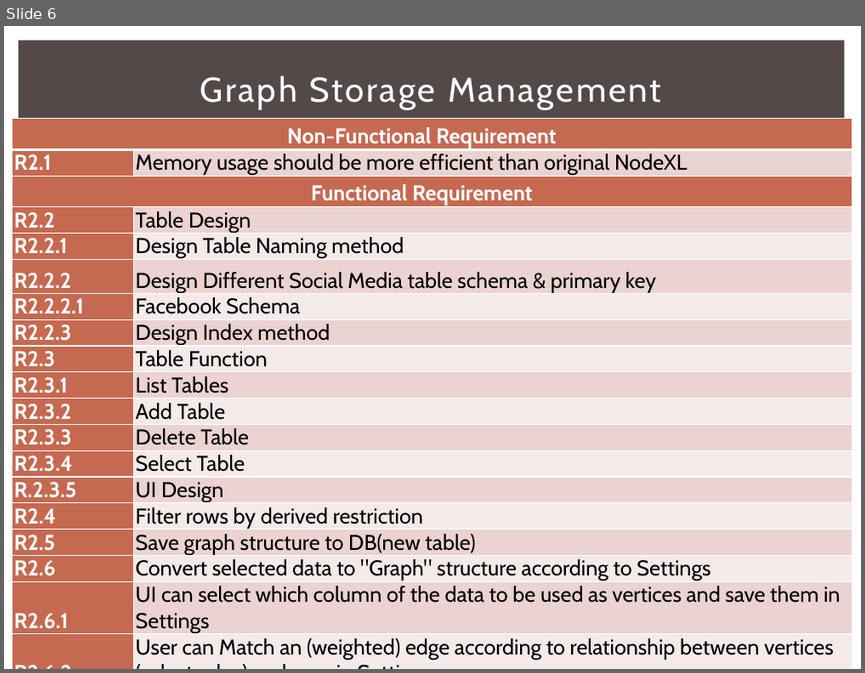
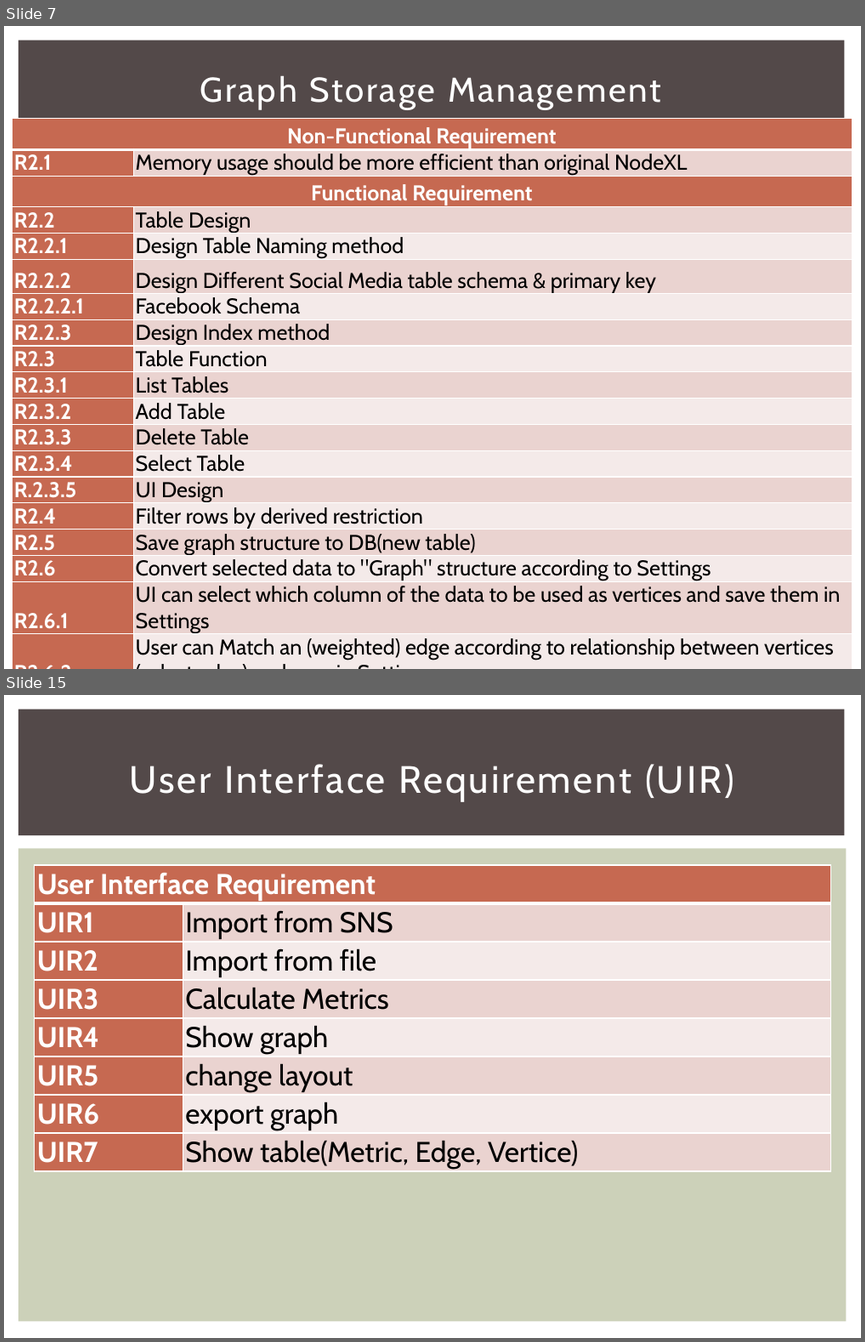
Before and after one commit to 2014-sed-team3/term-project, a slide deck: project/report/report.pptx. Shown one above the other, each under a label of ours: slide 6 before the commit, slides 7 and 15 after it; the slides between them are not shown. The pictures are 865x673 and 865x1342 pixels, drawn with LibreOffice and Linux fonts; fonts in the diff are those of the drawing. Boxes give left, top, right and bottom in pixels: in the first picture for what was removed or moved away, otherwise in the second. Text is boxed around its words. In the diff, an @@ line names an element or a change of style, - is before the commit and + after.

Commit message:
Updated report- requirements, architecutre and actual effort.

```diff
--- a/project/report/report.pptx
+++ b/project/report/report.pptx
@@ slide 15 added at [4, 695, 861, 1338], background #FFFFFF; not listed: 2 template elements that a slide beside it also shows @@
@@ title added at [130, 764, 734, 801], 32 pt, text #FFFFFF @@
+User Interface Requirement (UIR)
@@ table added at [34, 865, 830, 1172], 8 rows, 2 columns @@
+User Interface Requirement | 
+UIR1 | Import from SNS
+UIR2 | Import from file
+UIR3 | Calculate Metrics
+UIR4 | Show graph
+UIR5 | change layout
+UIR6 | export graph
+UIR7 | Show table(Metric, Edge, Vertice)
@@ what was slide 6 is now slide 7 @@
```
Also in this commit, not shown: 12 slides changed, 9 other slides added, 2 other files.
